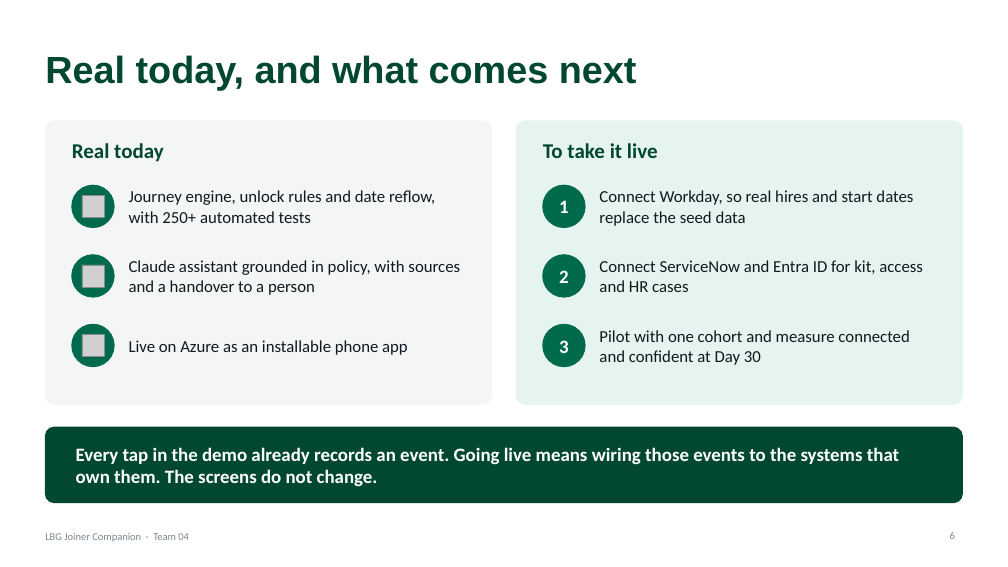
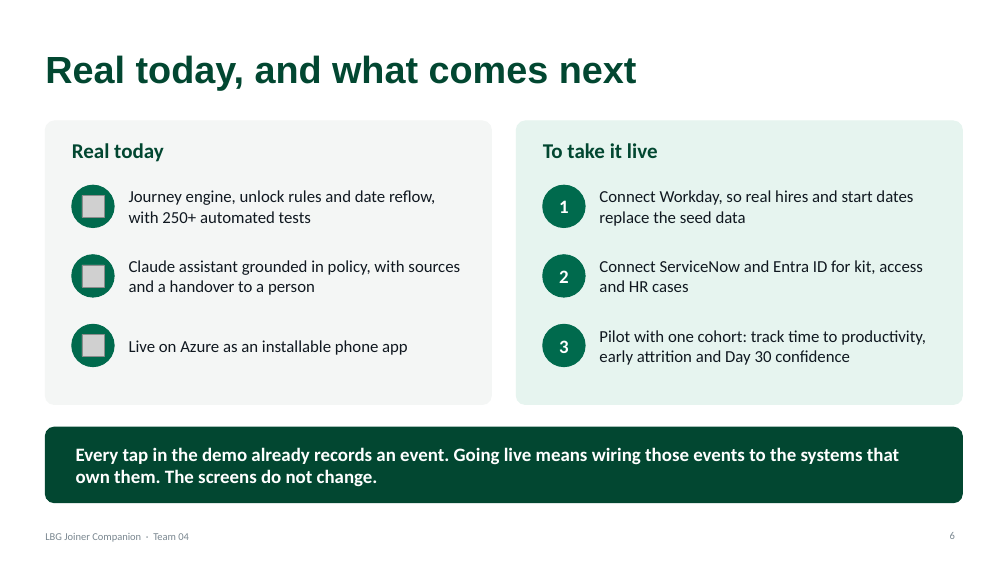
Before and after one commit to KG-droid/GitPushPray, a slide deck: slide 6 of docs/joiner-companion-demo.pptx. Drawn at 1008x567 pixels with LibreOffice and Linux fonts; fonts in the diff are those of the drawing; grey boxes stand for pictures. Boxes give left, top, right and bottom in pixels: in the first picture for what was removed or moved away, otherwise in the second. Text is boxed around its words. In the diff, an @@ line names an element or a change of style, - is before the commit and + after.

```diff
--- a/docs/joiner-companion-demo.pptx
+++ b/docs/joiner-companion-demo.pptx
@@ text at [599,330,926,365]: text changed @@
-Pilot with one cohort and measure connected and confident at Day 30
+Pilot with one cohort: track time to productivity, early attrition and Day 30 confidence
```
Also in this commit, not shown: 1 other slide changed, 1 slide added.
